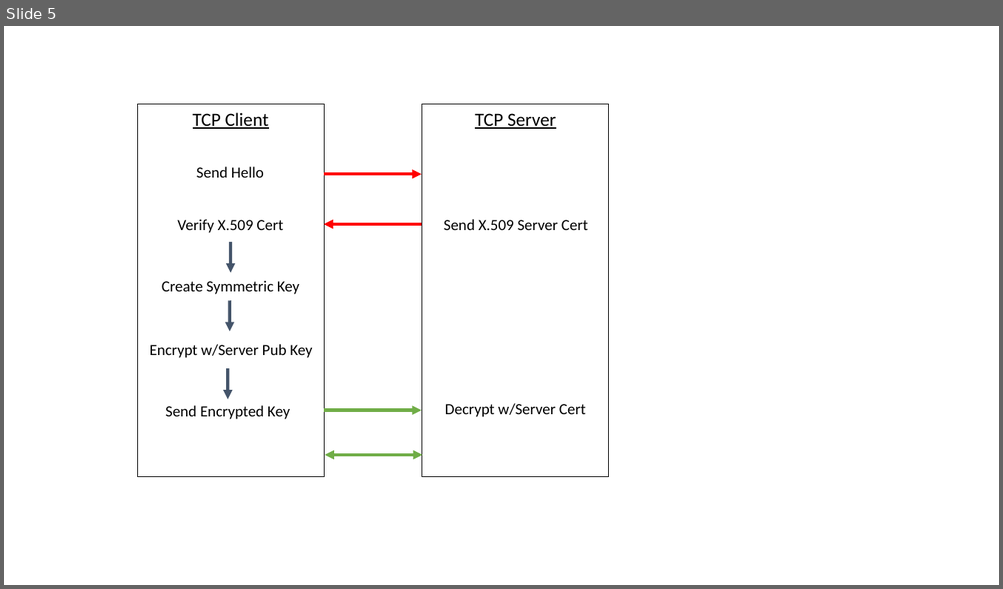
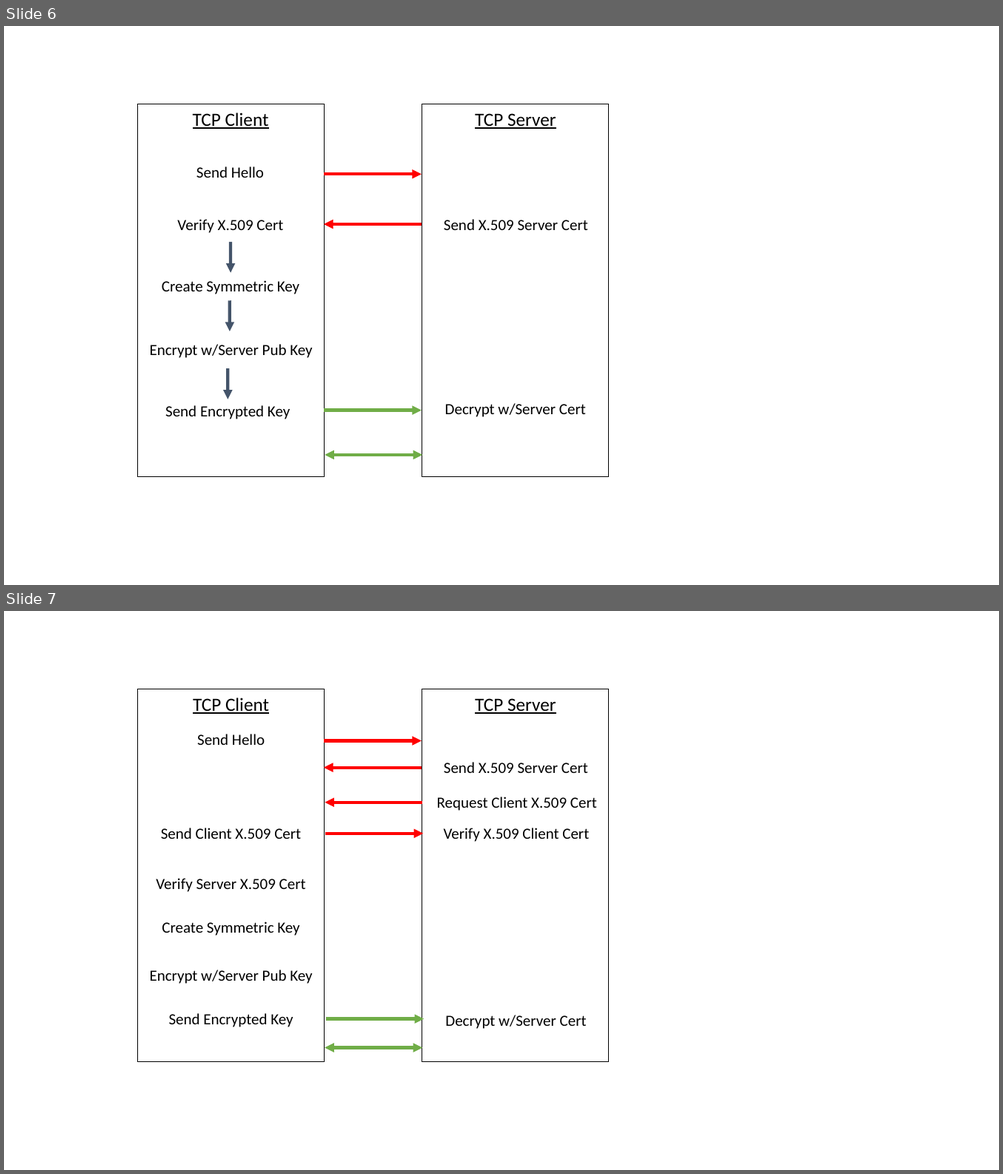
Before and after one commit to iotexpert/WW101, a slide deck: labmanual/misc/drawings.pptx. Shown one above the other, each under a label of ours: slide 5 before the commit, slides 6 and 7 after it. The pictures are 1003x589 and 1003x1174 pixels, drawn with LibreOffice and Linux fonts; fonts in the diff are those of the drawing. Boxes give left, top, right and bottom in pixels: in the first picture for what was removed or moved away, otherwise in the second. Text is boxed around its words. In the diff, an @@ line names an element or a change of style, - is before the commit and + after.

```diff
--- a/labmanual/misc/drawings.pptx
+++ b/labmanual/misc/drawings.pptx
@@ slide 7 added at [4,611,999,1170], background #FFFFFF @@
@@ group added at [137,689,609,1062]: 10 texts, 5 arrows, 2 rectangles, 1 double arrow @@
+TCP Client
+TCP Server
+Send Hello
+Send X.509 Server Cert
+Create Symmetric Key
+Encrypt w/Server Pub Key
+Verify Server X.509 Cert
+Send Encrypted Key
+Decrypt w/Server Cert
+Request Client X.509 Cert
+Send Client X.509 Cert
+Verify X.509 Client Cert
@@ what was slide 5 is now slide 6 @@
```
Also in this commit, not shown: 1 other slide added, 3 other files.
